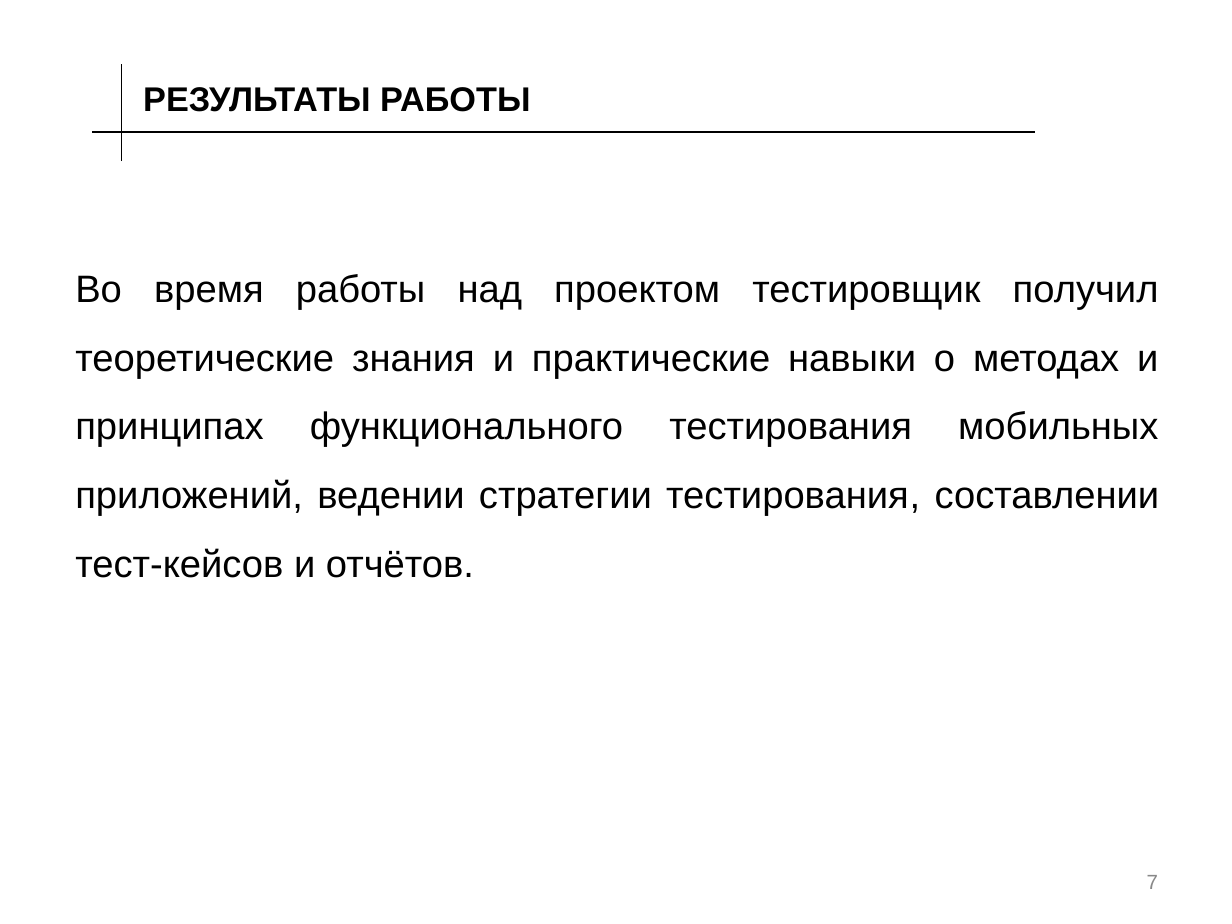
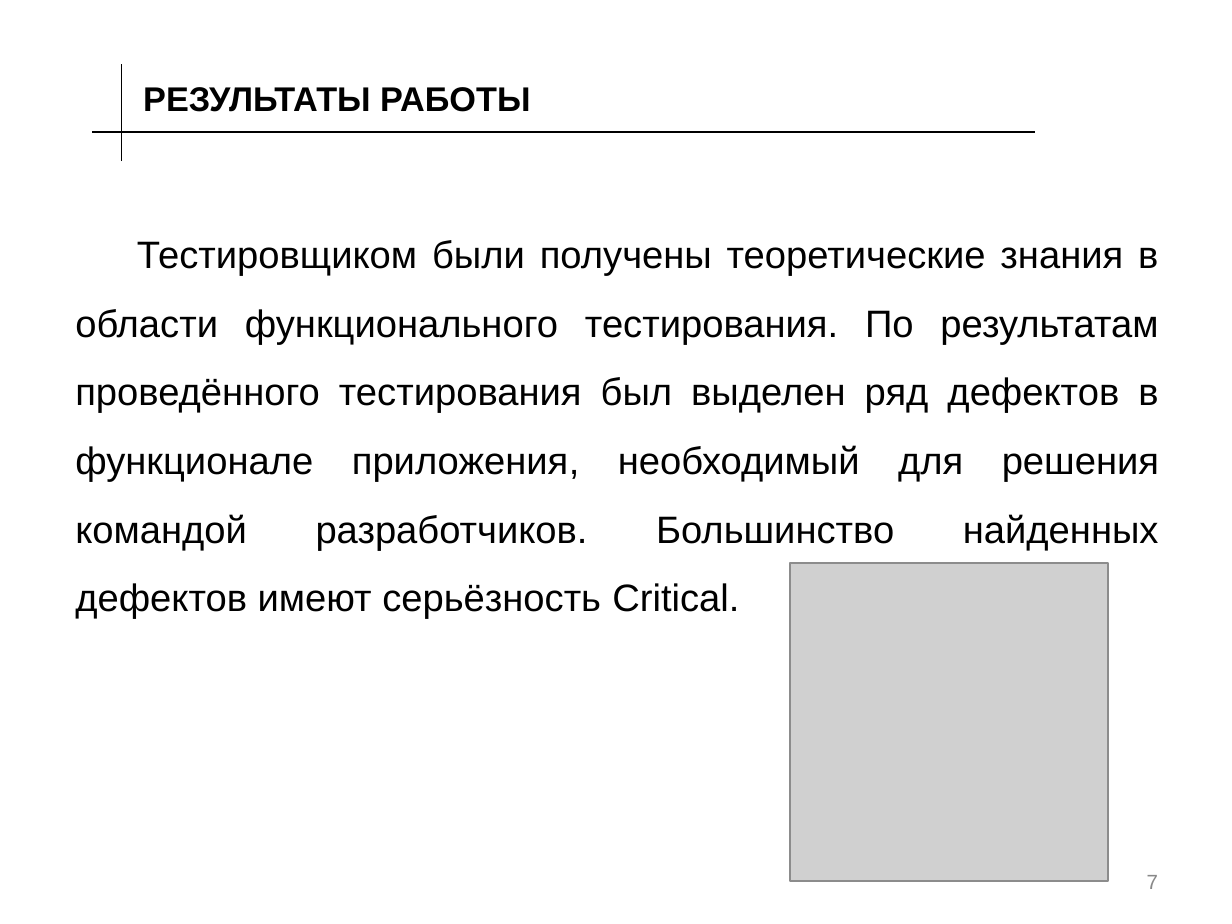
Before and after one commit to vladimirmiloradov/mospolytech-sdo-testing, a slide deck: slide 7 of Презентация.pptx. Drawn at 1232x924 pixels with LibreOffice and Linux fonts; fonts in the diff are those of the drawing; grey boxes stand for pictures; background and template pictures are left out. Boxes give left, top, right and bottom in pixels: in the first picture for what was removed or moved away, otherwise in the second. Text is boxed around its words. In the diff, an @@ line names an element or a change of style, - is before the commit and + after.

```diff
--- a/Презентация.pptx
+++ b/Презентация.pptx
@@ text at box(75, 240, 1159, 619): text changed @@
-Во время работы над проектом тестировщик получил теоретические знания и практические навыки о методах и принципах функционального тестирования мобильных приложений, ведении стратегии тестирования, составлении тест-кейсов и отчётов.
+Тестировщиком были получены теоретические знания в области функционального тестирования. По результатам проведённого тестирования был выделен ряд дефектов в функционале приложения, необходимый для решения командой разработчиков. Большинство найденных дефектов имеют серьёзность Critical.
@@ picture added at box(790, 563, 1108, 881) @@
```
Also in this commit, not shown: 8 other slides changed.
